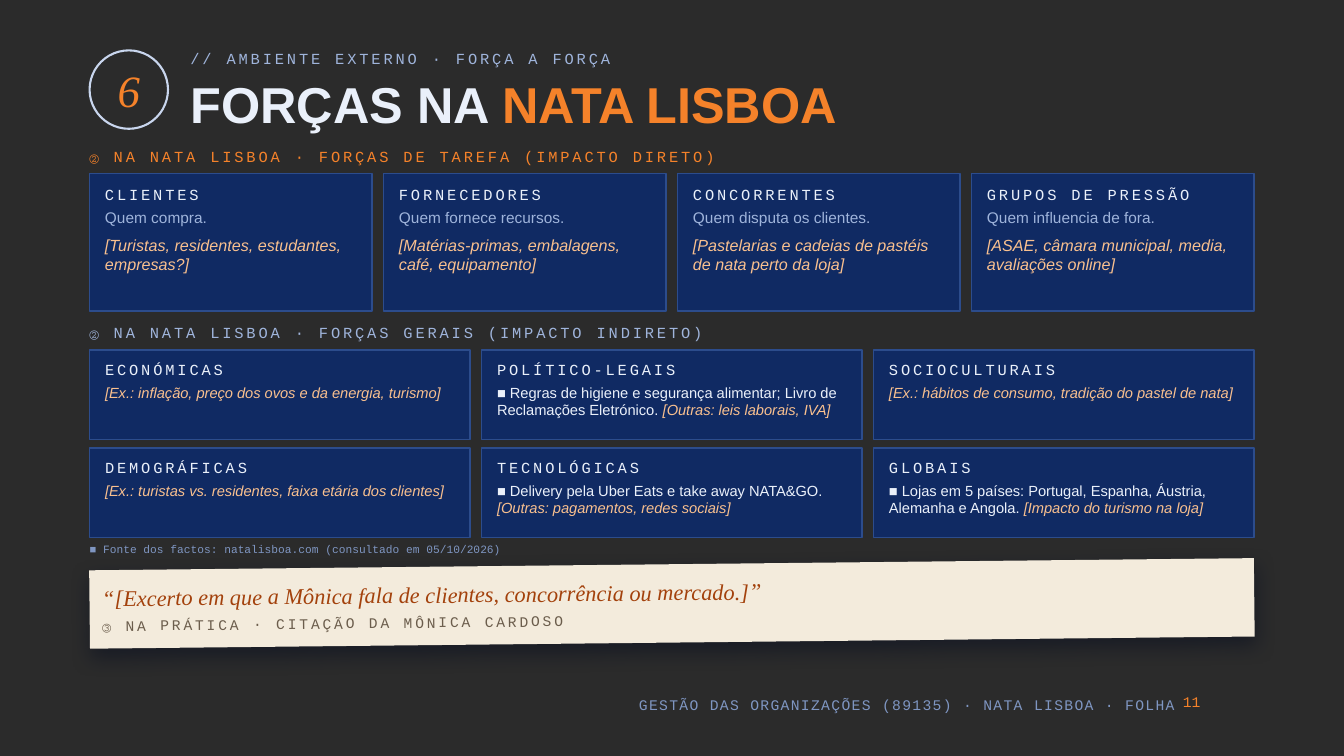
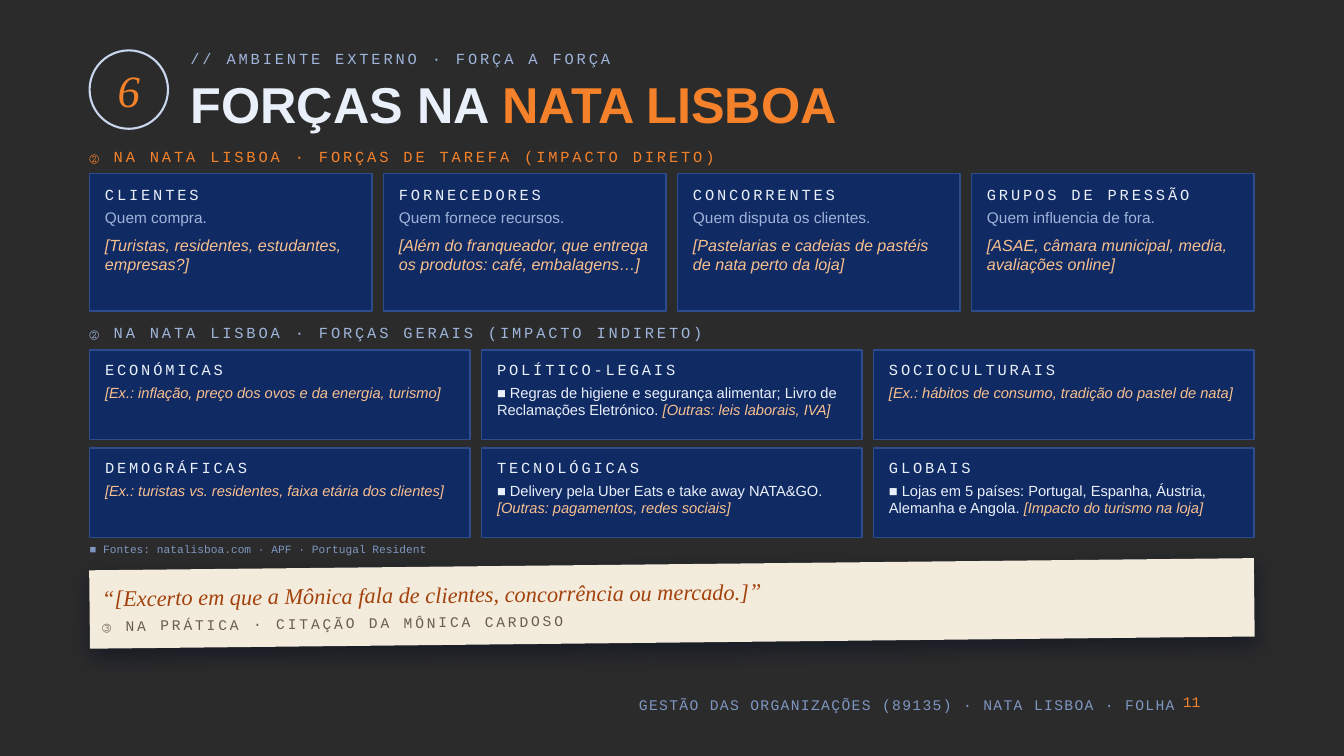
Before and after one commit to kd25gpgdw9-lang/Oceanum, a slide deck: slide 11 of apresentacao-go-89135/Nata_Lisboa_GO_89135.pptx. Drawn at 1344x756 pixels with LibreOffice and Linux fonts; fonts in the diff are those of the drawing; background and template pictures are left out; a plain dark background stands for a picture behind light text. Boxes give left, top, right and bottom in pixels: in the first picture for what was removed or moved away, otherwise in the second. Text is boxed around its words. In the diff, an @@ line names an element or a change of style, - is before the commit and + after.

```diff
--- a/apresentacao-go-89135/Nata_Lisboa_GO_89135.pptx
+++ b/apresentacao-go-89135/Nata_Lisboa_GO_89135.pptx
@@ text at (399, 239, 648, 274): text changed @@
-[Matérias-primas, embalagens, café, equipamento]
+[Além do franqueador, que entrega os produtos: café, embalagens…]
@@ text at (103, 545, 426, 556): text changed @@
-■ Fonte dos factos: natalisboa.com (consultado em 05/10/2026)
+■ Fontes: natalisboa.com · APF · Portugal Resident
```
Also in this commit, not shown: 9 other slides changed, 5 other files.
